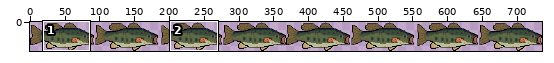
Two versions of one sprite sheet, src/main/resources/assets/player.png. The picture above shows the old version from afar; the outline marks the close-up.
Close-up. Before the commit:
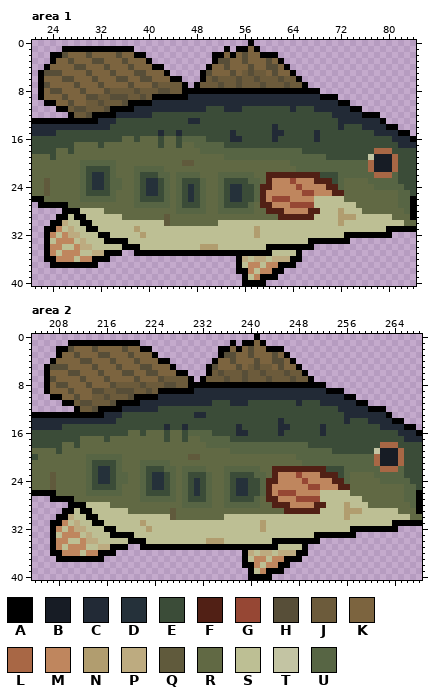
The file is 736x41 pixels. Colours within 5 levels of each other are drawn and written as one. Shown: area 1: x 21..84, y 0..40; area 2: x 204..268, y 0..40. The commit also changed other parts of the picture, which this record leaves out.
Palette (. is transparent): A #000000  B #171c25  C #222a36  D #25313a  E #3b4c38  F #512015  G #964734  H #574e38  J #6c5b3b  K #7c643f  L #a86745  M #bf865e  N #b19d6f  P #bdab80  Q #605a3c  R #616944  S #bdbf94  T #c3c4a3  U #576544
Pixels before, area 1 (only the part around the change), first column x 21:
 0 ....................................A...........................
 1 .....AAAAAAAAAAAA...............A.AAKA..........................
 2 ...AAHKKKHKKKKHKKAA...........AAKAKHKKAAA.......................
 3 ...AKKHKKKHHKKKHKKKA..........AHHKKHKKKHKA......................
 4 ..AKKKKHHKKKHKKKHKKKAA.......AKKHKKKHKKHHKA.....................
 5 .AHHHKKKKHKKKHKKKHHKKKA.....AHKKKHKJHJJKHKKA....................
 6 .AKKKHHKKKHKKKHHKKHHKKKAA...AJHJJJHJJHJJJHJJA...................
 7 .AHKKKKHKKKHKKKKHKKKHJJJJA.AJJJHJJHJJJHJJJHJJA..................
 8 .AKHHKKKHKKKHJJJJHJJJHHJJAAAAAAAAAAAAAAAAAAAAAAA................
 9 .AKKKHKKKHHJJHHHJJHJAAAAAACCCCCCCCCCCCCCCCCCCCCCAAA.............
10 ..AAKKHKKJJHJJJHAAAACCCCCCCCCCCCCCCCCCCCCCCCCCCCCCCAA...........
11 ....AAJHHJJJHAAAACCCCCCCCCCCCEEECCCEEEEEEEECEEECCCCCCAA.........
12 ......AJJHAAAACCCCCCEEEEEEEEEEEEEEEEEEEEEEEEEEEEEECCCCCAAA......
13 AAAAAAAAAAACCCEEEEEEEEEEEECCEEEEEEEEEEEEEEEEEEEEEEECCCCCCCA.....
14 CCCCCCCCCCCCCEEEEEEEEEEEEEEEEEEEEEEEEEEECEEEEEEEEEECEEECCCCAA...
15 CCCCEEEEEEEEEEEEEEEEECEECEEEEEEEECEEEEEECCEEEEECEEEEEEEEECCCCAA.
16 EEEEEEEEEEEEEEERRERRRERREUUUUEEEECCEEEEECEEEEEECEEEEEEEEEEEECCCA
17 EEEEEEERRRRERRRRRRRRRERRERRUUUUUEEEEEEEEEEEEEEEEEEEEEEEEEEEEECCC
18 EEEERRERRRRRRRRRRRRRRRRRRRRRUUUUUUUUUUUUUUUUUEEEEEEEEEEEELLLEEEE
19 RRRERRRRRRRRRRRRRRRRRRRRRRRRRRRRUUUUUUUUUUUUUUUUUEEEEEEETBBBLEEE
20 RRRRRRRRUUUUUURRRRRRRRRRRQQRRRRRRRRRRRRRRRRUUUUUUUUUUUUULBBBLEEE
21 RRRRRRRRUEEEEURRRUUUUURRRRRRRRRRRRRRRRRRRRRRUUUUUUUUUUUULBBBLEEE
22 RRRRRRRRUEDDEURRRUEEEUURUUUURRRUUUUUURRFFFFFFFFFEEEUUUUUULLLUEEE
23 RRQRRRRRUEDDEUURRUEDDEURUEEEURRUEEEEUURFMMMGMMMFFFEURRRRUUUUUEEE
24 RRQRRRRRUEDDEUURRUEDDEURUEDEURRUEDDEEUFFMMMMGMMMMFFURRRRRUUUUUEE
25 RRQRRRRRUEEEEURRRUEDDEURUEDEURRUEDDEEUFMMMMMMGGMMMFFRRRRRRRRRUUE
26 AARRRRRRUUUUUURRRUEEEEURUEDEURRUEDDEEUFMGGGMMMMSSSSSRRRRRRRRRUUA
27 .AAAAARRRRRRRRRRRUUUUUURUEEEURRUEEEEURFFMMMGGGGSSSSSSSRRRRRRRUUA
28 .....AAASSSSRRRRRRRRRRRRUUUUURRUUUUUURRFFFMMMMFFSSSNSSSRRRRRRRUA
29 ....AASAASSSSSSRRRRRRRQRRRRRRRRRRRRRRRRRRFFFFFFSSSSNNNSSSSSSRRRA
30 ...AAPSSAASSSSSSSSSSSSQRRRRRRRRSSSSSSSSSSSSSSSSSSSSNSSSSSSSSSSRR
31 ..AAMSPSSAASSSSSSNSSSSSSSSSSSSSSSSSSSNSSSSSSSSSSSSSSSSSSSSSAAAAA
32 ..AMSMPPSSSAASSSSSNSSSSSSSSSSSSSSSSSSNSSSSSSSSSSSSSSAAAAAAAA....
33 ..ASMMMSPSSSAAAASSSSSSSSSSSSSSSSSSSSSSSSSSSSSSAAAAAAA...........
34 ..AMMSSMPPSSSSSAAASSSSSSSSSSNNNSSSSSSSSAAAAAAAA.................
35 ..AMSMMMSSPPAAA..AAAAAAAAAAAAAAAAAAAAAAASSSSA...................
36 ..AAMMMSMMAAA.....................APSPPSPPPAA...................
37 ...AAAAAAAA.......................ASMMSMMAAA....................
38 ..................................AAMSMMAA......................
39 ...................................ASMAAA.......................
40 ...................................AAAA.........................
Pixels before, area 2 (only the part around the change), first column x 204:
 0 .....................................A...........................
 1 ......AAAAAAAAAAAA...............A.AAKA..........................
 2 ....AAHKKKHKKKKHKKAA...........AAKAKHKKAAA.......................
 3 ....AKKHKKKHHKKKHKKKA..........AHHKKHKKKHKA......................
 4 ...AKKKKHHKKKHKKKHKKKAA.......AKKHKKKHKKHHKA.....................
 5 ..AHHHKKKKHKKKHKKKHHKKKA.....AHKKKHKJHJJKHKKA....................
 6 ..AKKKHHKKKHKKKHHKKHHKKKAA...AJHJJJHJJHJJJHJJA...................
 7 ..AHKKKKHKKKHKKKKHKKKHJJJJA.AJJJHJJHJJJHJJJHJJA..................
 8 ..AKHHKKKHKKKHJJJJHJJJHHJJAAAAAAAAAAAAAAAAAAAAAAA................
 9 ..AKKKHKKKHHJJHHHJJHJAAAAAACCCCCCCCCCCCCCCCCCCCCCAAA.............
10 ...AAKKHKKJJHJJJHAAAACCCCCCCCCCCCCCCCCCCCCCCCCCCCCCCAA...........
11 .....AAJHHJJJHAAAACCCCCCCCCCCCEEECCCEEEEEEEECEEECCCCCCAA.........
12 .......AJJHAAAACCCCCCEEEEEEEEEEEEEEEEEEEEEEEEEEEEEECCCCCAAA......
13 AAAAAAAAAAAACCCEEEEEEEEEEEECCEEEEEEEEEEEEEEEEEEEEEEECCCCCCCA.....
14 CCCCCCCCCCCCCCEEEEEEEEEEEEEEEEEEEEEEEEEEECEEEEEEEEEECEEECCCCAA...
15 CCCCCEEEEEEEEEEEEEEEEECEECEEEEEEEECEEEEEECCEEEEECEEEEEEEEECCCCAA.
16 EEEEEEEEEEEEEEEERRERRRERREUUUUEEEECCEEEEECEEEEEECEEEEEEEEEEEECCCA
17 EEEEEEEERRRRERRRRRRRRRERRERRUUUUUEEEEEEEEEEEEEEEEEEEEEEEEEEEEECCC
18 EEEEERRERRRRRRRRRRRRRRRRRRRRRUUUUUUUUUUUUUUUUUEEEEEEEEEEEELLLEEEE
19 RRRRERRRRRRRRRRRRRRRRRRRRRRRRRRRRUUUUUUUUUUUUUUUUUEEEEEEETBBBLEEE
20 ERRRRRRRRUUUUUURRRRRRRRRRRQQRRRRRRRRRRRRRRRRUUUUUUUUUUUUULBBBLEEE
21 RRRRRRRRRUEEEEURRRUUUUURRRRRRRRRRRRRRRRRRRRRRUUUUUUUUUUUULBBBLEEE
22 RRRRRRRRRUEDDEURRRUEEEUURUUUURRRUUUUUURRFFFFFFFFFEEEUUUUUULLLUEEE
23 RRRQRRRRRUEDDEUURRUEDDEURUEEEURRUEEEEUURFMMMGMMMFFFEURRRRUUUUUEEE
24 RRRQRRRRRUEDDEUURRUEDDEURUEDEURRUEDDEEUFFMMMMGMMMMFFURRRRRUUUUUEE
25 RRRQRRRRRUEEEEURRRUEDDEURUEDEURRUEDDEEUFMMMMMMGGMMMFFRRRRRRRRRUUE
26 AAAARRRRRUUUUUURRRUEEEEURUEDEURRUEDDEEUFMGGGMMMMSSSSSRRRRRRRRRUUA
27 ...AAAARRRRRRRRRRRUUUUUURUEEEURRUEEEEURFFMMMGGGGSSSSSSSRRRRRRRUUA
28 ......AAASSSSRRRRRRRRRRRRUUUUURRUUUUUURRFFFMMMMFFSSSNSSSRRRRRRRUA
29 .....AASAASSSSSSRRRRRRRQRRRRRRRRRRRRRRRRRRFFFFFFSSSSNNNSSSSSSRRRA
30 ....AAPSSAASSSSSSSSSSSSQRRRRRRRRSSSSSSSSSSSSSSSSSSSSNSSSSSSSSSSRR
31 ...AAMSPSSAASSSSSSNSSSSSSSSSSSSSSSSSSSNSSSSSSSSSSSSSSSSSSSSSAAAAA
32 ...AMSMPPSSSAASSSSSNSSSSSSSSSSSSSSSSSSNSSSSSSSSSSSSSSAAAAAAAA....
33 ...ASMMMSPSSSAAAASSSSSSSSSSSSSSSSSSSSSSSSSSSSSSAAAAAAA...........
34 ...AMMSSMPPSSSSSAAASSSSSSSSSSNNNSSSSSSSSAAAAAAAA.................
35 ...AMSMMMSSPPAAA..AAAAAAAAAAAAAAAAAAAAAAASSSSA...................
36 ...AAMMMSMMAAA.....................APSPPSPPPAA...................
37 ....AAAAAAAA.......................ASMMSMMAAA....................
38 ...................................AAMSMMAA......................
39 ....................................ASMAAA.......................
40 ....................................AAAA.........................
After:
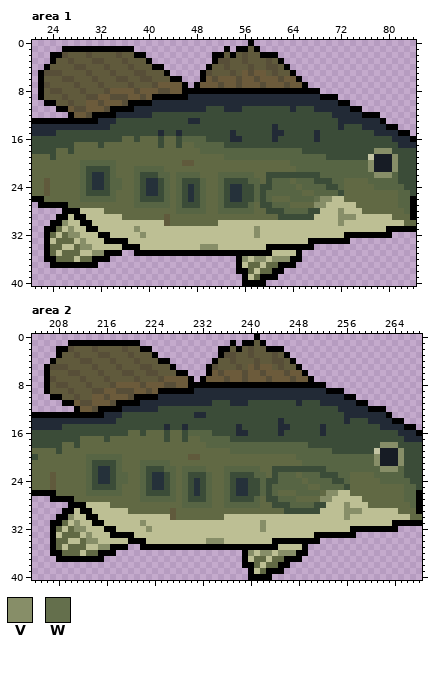
Colours new in this view: V #878e68  W #646f4c
Change:
Area 1:
y 1: x 57 K -> Q
y 2: x 27..29 KKK -> QQQ; x 31..34 KKKK -> QQQQ; x 36..37 KK -> QQ; x 53 K -> Q; x 55 K -> Q; x 57..58 KK -> QQ
y 3: x 25..26 KK -> QQ; x 28..30 KKK -> QQQ; x 33..35 KKK -> QQQ; x 37..39 KKK -> QQQ; x 54..55 KK -> QQ; x 57..59 KKK -> QQQ; x 61 K -> Q
y 4: x 24..27 KKKK -> QQQQ; x 30..32 KKK -> QQQ; x 34..36 KKK -> QQQ; x 38..40 KKK -> QQQ; x 51..52 KK -> QQ; x 54..56 KKK -> QQQ; x 58..59 KK -> QQ; x 62 K -> Q
y 5: x 26..29 KKKK -> QQQQ; x 31..33 KKK -> QQQ; x 35..37 KKK -> QQQ; x 40..42 KKK -> QQQ; x 51..53 KKK -> QQQ; x 55 K -> Q; x 60 K -> Q; x 62..63 KK -> QQ
y 6: x 23..25 KKK -> QQQ; x 28..30 KKK -> QQQ; x 32..34 KKK -> QQQ; x 37..38 KK -> QQ; x 41..43 KKK -> QQQ
y 7: x 24..27 KKKK -> QQQQ; x 29..31 KKK -> QQQ; x 33..36 KKKK -> QQQQ; x 38..40 KKK -> QQQ
y 8: x 23 K -> Q; x 26..28 KKK -> QQQ; x 30..32 KKK -> QQQ
y 9: x 23..25 KKK -> QQQ; x 27..29 KKK -> QQQ
y 10: x 25..26 KK -> QQ; x 28..29 KK -> QQ
y 18: x 78..80 LLL -> VVV
y 19: x 81 L -> V
y 20..21: x 77 L -> V; x 81 L -> V
y 22: x 60..71 FFFFFFFFFEEE -> EEEEEEEEEUUU; x 78..80 LLL -> VVV
y 23: x 60..71 FMMMGMMMFFFE -> EUUURUUUEEEU
y 24: x 59..71 FFMMMMGMMMMFF -> EEUUUURUUUUEE
y 25: x 59..72 FMMMMMMGGMMMFF -> EUUUUUURRUUUUE
y 26: x 59..70 FMGGGMMMMSSS -> EURRRUUUUWVV
y 27: x 59..69 FFMMMGGGGSS -> EEUUURRRRVV
y 28: x 60..68 FFFMMMMFF -> EEEUUUUEE; x 72 N -> V
y 29: x 62..67 FFFFFF -> EEEEEE; x 72..74 NNN -> VVV
y 30: x 26 P -> V; x 72 N -> V
y 31: x 25 M -> R; x 27 P -> V; x 38 N -> V; x 58 N -> V
y 32: x 24 M -> R; x 26..28 MPP -> RVV; x 39 N -> V; x 58 N -> V
y 33: x 25..27 MMM -> RRR; x 29 P -> V
y 34: x 24..25 MM -> RR; x 28..30 MPP -> RVV; x 49..51 NNN -> VVV
y 35: x 24 M -> R; x 26..28 MMM -> RRR; x 31..32 PP -> VV
y 36: x 25..27 MMM -> RRR; x 29..30 MM -> RR; x 56 P -> V; x 58..59 PP -> VV; x 61..63 PPP -> VVV
y 37: x 57..58 MM -> RR; x 60..61 MM -> RR
y 38: x 57 M -> R; x 59..60 MM -> RR
y 39: x 58 M -> R
Area 2:
y 1: x 241 K -> Q
y 2: x 211..213 KKK -> QQQ; x 215..218 KKKK -> QQQQ; x 220..221 KK -> QQ; x 237 K -> Q; x 239 K -> Q; x 241..242 KK -> QQ
y 3: x 209..210 KK -> QQ; x 212..214 KKK -> QQQ; x 217..219 KKK -> QQQ; x 221..223 KKK -> QQQ; x 238..239 KK -> QQ; x 241..243 KKK -> QQQ; x 245 K -> Q
y 4: x 208..211 KKKK -> QQQQ; x 214..216 KKK -> QQQ; x 218..220 KKK -> QQQ; x 222..224 KKK -> QQQ; x 235..236 KK -> QQ; x 238..240 KKK -> QQQ; x 242..243 KK -> QQ; x 246 K -> Q
y 5: x 210..213 KKKK -> QQQQ; x 215..217 KKK -> QQQ; x 219..221 KKK -> QQQ; x 224..226 KKK -> QQQ; x 235..237 KKK -> QQQ; x 239 K -> Q; x 244 K -> Q; x 246..247 KK -> QQ
y 6: x 207..209 KKK -> QQQ; x 212..214 KKK -> QQQ; x 216..218 KKK -> QQQ; x 221..222 KK -> QQ; x 225..227 KKK -> QQQ
y 7: x 208..211 KKKK -> QQQQ; x 213..215 KKK -> QQQ; x 217..220 KKKK -> QQQQ; x 222..224 KKK -> QQQ
y 8: x 207 K -> Q; x 210..212 KKK -> QQQ; x 214..216 KKK -> QQQ
y 9: x 207..209 KKK -> QQQ; x 211..213 KKK -> QQQ
y 10: x 209..210 KK -> QQ; x 212..213 KK -> QQ
y 18: x 262..264 LLL -> VVV
y 19: x 265 L -> V
y 20..21: x 261 L -> V; x 265 L -> V
y 22: x 244..255 FFFFFFFFFEEE -> EEEEEEEEEUUU; x 262..264 LLL -> VVV
y 23: x 244..255 FMMMGMMMFFFE -> EUUURUUUEEEU
y 24: x 243..255 FFMMMMGMMMMFF -> EEUUUURUUUUEE
y 25: x 243..256 FMMMMMMGGMMMFF -> EUUUUUURRUUUUE
y 26: x 243..254 FMGGGMMMMSSS -> EURRRUUUURVV
y 27: x 243..253 FFMMMGGGGSS -> EEUUURRRRVV
y 28: x 244..252 FFFMMMMFF -> EEEUUUUEE; x 256 N -> V
y 29: x 246..251 FFFFFF -> EEEEEE; x 256..258 NNN -> VVV
y 30: x 210 P -> V; x 256 N -> V
y 31: x 209 M -> R; x 211 P -> V; x 222 N -> V; x 242 N -> V
y 32: x 208 M -> R; x 210..212 MPP -> RVV; x 223 N -> V; x 242 N -> V
y 33: x 209..211 MMM -> RRR; x 213 P -> V
y 34: x 208..209 MM -> RR; x 212..214 MPP -> RVV; x 233..235 NNN -> VVV
y 35: x 208 M -> R; x 210..212 MMM -> RRR; x 215..216 PP -> VV
y 36: x 209..211 MMM -> RRR; x 213..214 MM -> RR; x 240 P -> V; x 242..243 PP -> VV; x 245..247 PPP -> VVV
y 37: x 241..242 MM -> RR; x 244..245 MM -> RR
y 38: x 241 M -> R; x 243..244 MM -> RR
y 39: x 242 M -> R
